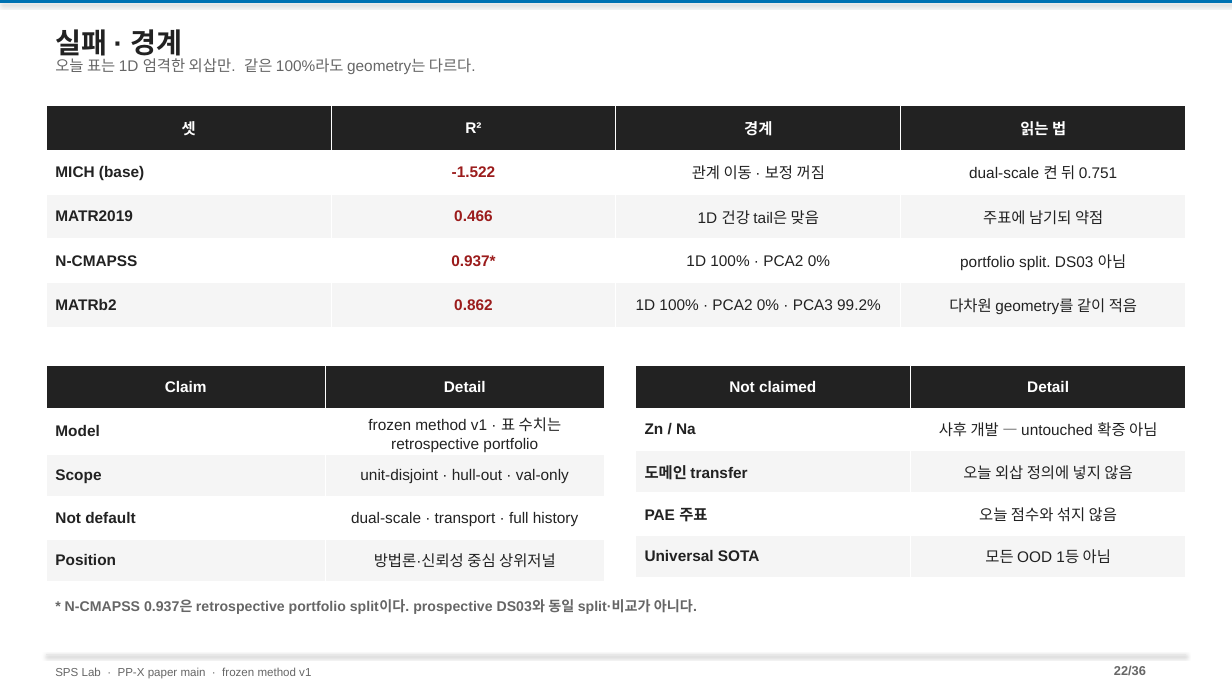
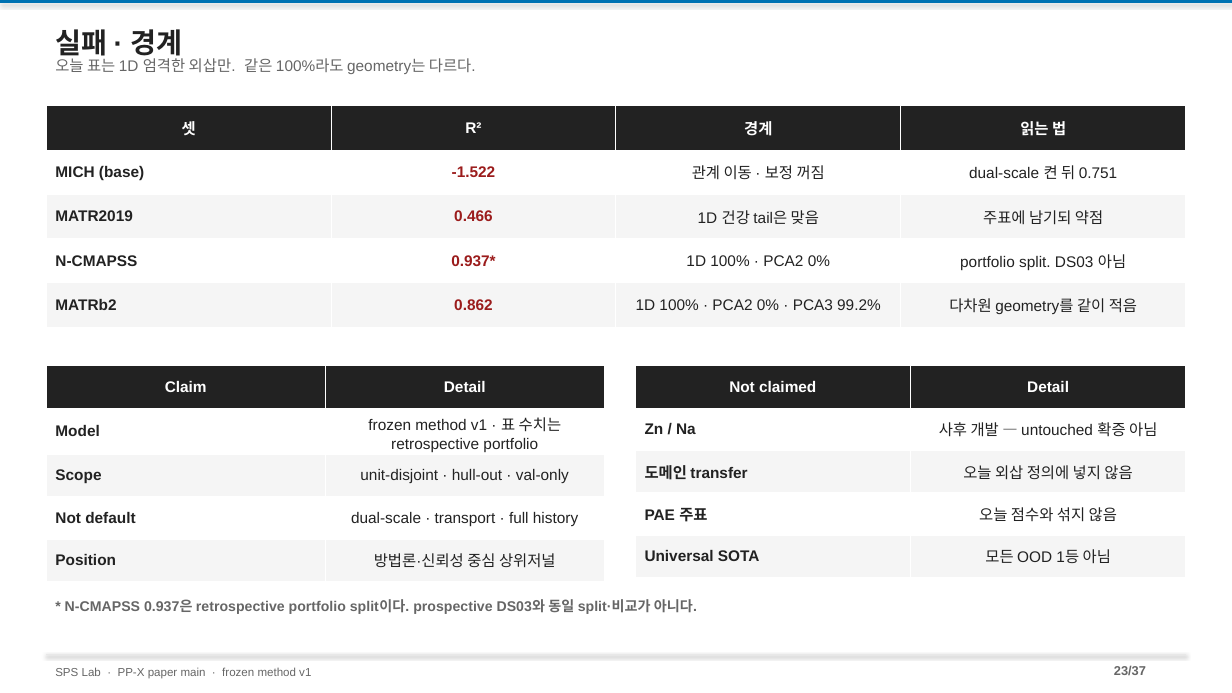
Before and after one commit to amumujs-create/pp_pae_total, a slide deck: slide 23 of output/PP_Research_Detailed_v2.pptx (slide 22 before the commit). Drawn at 1232x693 pixels with LibreOffice and Linux fonts; fonts in the diff are those of the drawing. Boxes give left, top, right and bottom in pixels: in the first picture for what was removed or moved away, otherwise in the second. Text is boxed around its words. In the diff, an @@ line names an element or a change of style, - is before the commit and + after.

```diff
--- a/output/PP_Research_Detailed_v2.pptx
+++ b/output/PP_Research_Detailed_v2.pptx
@@ text at box(1114, 665, 1146, 675): text changed @@
-22/36
+23/37
```
Also in this commit, not shown: 33 other slides changed, 1 slide added, 1 other file.
